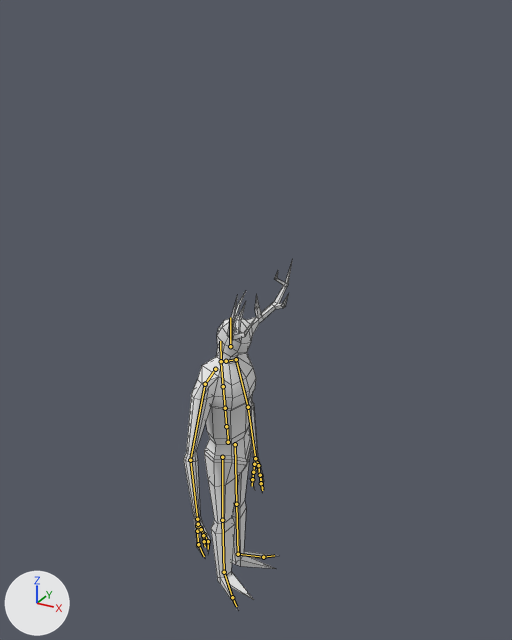
A saved change to the FBX model Assets/Project/Art/Animations/Player/Killer/Tree_Stalker.fbx.
Camera for both pictures: a camera (50 mm lens) standing at (7.4, -12.11, 8.57) and looking at (0.47, 0.48, 2.27). Every picture has the same lights, and +X, +Y and +Z are marked at lower left. The picture after the commit comes second. The bones that change, and the others that lie on the model, are drawn over the model as lines. Mesh edges are drawn as thin lines.

The first picture shows 'Tree_Stalker'.
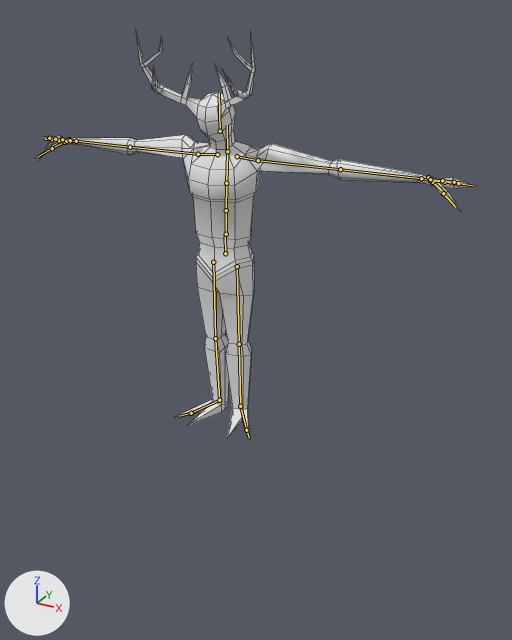
The newer file adds an action. The first version stands in its rest pose; the second is drawn at frame 1 of the action 'Armature|mixamo.com'.

Boxes [x1, y1, x2, y2] around the edits, measured in the pictures (512 x 640 px):
'Tree_Stalker', posed (299% wider, 12% shorter): before [183, 263, 292, 609]; after [36, 135, 474, 438]
'Tree_Stalker.001', now drawn: after [136, 32, 256, 149]
bone 'mixamorig:Hips', root to tip: before (228, 442) to (227, 428); after (225, 253) to (225, 235)
bone 'mixamorig:LeftShoulder', root to tip: before (226, 361) to (236, 359); after (237, 156) to (258, 160)
bone 'mixamorig:LeftArm', root to tip: before (236, 359) to (248, 407); after (258, 160) to (340, 169)
bone 'mixamorig:LeftForeArm', root to tip: before (248, 407) to (255, 458); after (340, 169) to (421, 178)
bone 'mixamorig:LeftHand', root to tip: before (255, 458) to (256, 465); after (421, 178) to (430, 180)
bone 'mixamorig:LeftHandThumb1', root to tip: before (257, 463) to (257, 466); after (428, 177) to (433, 181)
bone 'mixamorig:LeftHandThumb3', root to tip: before (260, 475) to (262, 488); after (443, 193) to (455, 207)
bone 'mixamorig:LeftHandIndex1', root to tip: before (258, 465) to (259, 475); after (430, 180) to (445, 182)
bone 'mixamorig:LeftHandIndex2', root to tip: before (260, 475) to (261, 483); after (444, 182) to (458, 183)
bone 'mixamorig:LeftHandIndex3', root to tip: before (261, 483) to (262, 490); after (458, 183) to (472, 185)
bone 'mixamorig:LeftHandMiddle1', root to tip: before (254, 464) to (253, 472); after (430, 179) to (442, 180)
bone 'mixamorig:LeftHandMiddle3', root to tip: before (252, 479) to (252, 486); after (454, 182) to (465, 183)
bone 'mixamorig:RightShoulder', root to tip: before (215, 369) to (205, 384); after (217, 154) to (198, 154)
bone 'mixamorig:RightArm', root to tip: before (205, 384) to (190, 460); after (198, 154) to (130, 147)
bone 'mixamorig:RightForeArm', root to tip: before (190, 460) to (197, 519); after (130, 147) to (76, 141)
bone 'mixamorig:RightHand', root to tip: before (197, 519) to (199, 525); after (76, 141) to (68, 141)
bone 'mixamorig:RightHandThumb1', root to tip: before (197, 526) to (197, 531); after (69, 139) to (64, 141)
bone 'mixamorig:RightHandThumb2', root to tip: before (197, 531) to (198, 544); after (64, 142) to (52, 148)
bone 'mixamorig:RightHandThumb3', root to tip: before (198, 544) to (204, 556); after (52, 148) to (38, 156)
bone 'mixamorig:RightHandIndex1', root to tip: before (200, 527) to (204, 534); after (66, 141) to (59, 140)
bone 'mixamorig:RightHandMiddle1', root to tip: before (198, 524) to (201, 529); after (70, 140) to (62, 139)
bone 'mixamorig:RightHandMiddle2', root to tip: before (201, 529) to (203, 535); after (62, 139) to (55, 139)
bone 'mixamorig:RightHandMiddle3', root to tip: before (203, 535) to (204, 541); after (55, 139) to (49, 138)
bone 'mixamorig:LeftUpLeg', root to tip: before (235, 444) to (236, 504); after (237, 266) to (239, 344)
bone 'mixamorig:LeftLeg', root to tip: before (236, 504) to (238, 554); after (239, 344) to (240, 406)
bone 'mixamorig:LeftFoot', root to tip: before (238, 554) to (263, 557); after (240, 406) to (246, 430)
bone 'mixamorig:RightUpLeg', root to tip: before (222, 457) to (222, 520); after (213, 262) to (215, 338)
bone 'mixamorig:RightLeg', root to tip: before (222, 520) to (224, 572); after (215, 338) to (219, 400)
bone 'mixamorig:RightFoot', root to tip: before (224, 572) to (232, 597); after (219, 400) to (191, 413)

The edits, one by one:
Bone 'mixamorig:Hips' (bone_mixamorig_hips) moves from (0.0, 0.0, 0.0) to (1.0, 466.0, 2.0).
Bone 'mixamorig:Hips' (bone_mixamorig_hips) turns from (0, 0, 0) to (88, -90, -88) degrees about its own x, y and z.
Bone 'mixamorig:LeftShoulder' (bone_mixamorig_leftshoulder) turns from (0, 0, 0) to (-15, 0, 1) degrees about its own x, y and z.
Bone 'mixamorig:LeftArm' (bone_mixamorig_leftarm) turns from (0, 0, 0) to (-54, -1, 0) degrees about its own x, y and z.
Bone 'mixamorig:LeftForeArm' (bone_mixamorig_leftforearm) turns from (0, 0, 0) to (-18, -1, -8) degrees about its own x, y and z.
Bone 'mixamorig:LeftHand' (bone_mixamorig_lefthand) turns from (0, 0, 0) to (-1, 31, 11) degrees about its own x, y and z.
Bone 'mixamorig:LeftHandThumb1' (bone_mixamorig_lefthandthumb1) turns from (0, 0, 0) to (41, 0, 9) degrees about its own x, y and z.
Bone 'mixamorig:LeftHandThumb3' (bone_mixamorig_lefthandthumb3) turns from (0, 0, 0) to (-23, 3, 6) degrees about its own x, y and z.
Bone 'mixamorig:LeftHandIndex1' (bone_mixamorig_lefthandindex1) turns from (0, 0, 0) to (-12, -3, -19) degrees about its own x, y and z.
Bone 'mixamorig:LeftHandIndex2' (bone_mixamorig_lefthandindex2) turns from (0, 0, 0) to (14, 0, 2) degrees about its own x, y and z.
Bone 'mixamorig:LeftHandIndex3' (bone_mixamorig_lefthandindex3) turns from (0, 0, 0) to (15, -1, 3) degrees about its own x, y and z.
Bone 'mixamorig:LeftHandMiddle1' (bone_mixamorig_lefthandmiddle1) turns from (0, 0, 0) to (-13, -1, -5) degrees about its own x, y and z.
Bone 'mixamorig:LeftHandMiddle3' (bone_mixamorig_lefthandmiddle3) turns from (0, 0, 0) to (12, -1, 2) degrees about its own x, y and z.
Bone 'mixamorig:RightShoulder' (bone_mixamorig_rightshoulder) turns from (0, 0, 0) to (-15, 0, -1) degrees about its own x, y and z.
Bone 'mixamorig:RightArm' (bone_mixamorig_rightarm) turns from (0, 0, 0) to (-54, 0, -1) degrees about its own x, y and z.
Bone 'mixamorig:RightForeArm' (bone_mixamorig_rightforearm) turns from (0, 0, 0) to (-18, 1, 8) degrees about its own x, y and z.
Bone 'mixamorig:RightHand' (bone_mixamorig_righthand) turns from (0, 0, 0) to (7, -36, -15) degrees about its own x, y and z.
Bone 'mixamorig:RightHandThumb1' (bone_mixamorig_righthandthumb1) turns from (0, 0, 0) to (39, -4, -4) degrees about its own x, y and z.
Bone 'mixamorig:RightHandThumb2' (bone_mixamorig_righthandthumb2) turns from (0, 0, 0) to (-4, 0, -4) degrees about its own x, y and z.
Bone 'mixamorig:RightHandThumb3' (bone_mixamorig_righthandthumb3) turns from (0, 0, 0) to (-20, -4, -10) degrees about its own x, y and z.
Bone 'mixamorig:RightHandIndex1' (bone_mixamorig_righthandindex1) turns from (0, 0, 0) to (-17, 3, 19) degrees about its own x, y and z.
Bone 'mixamorig:RightHandMiddle1' (bone_mixamorig_righthandmiddle1) turns from (0, 0, 0) to (-16, 1, 6) degrees about its own x, y and z.
Bone 'mixamorig:RightHandMiddle2' (bone_mixamorig_righthandmiddle2) turns from (0, 0, 0) to (6, 0, 0) degrees about its own x, y and z.
Bone 'mixamorig:RightHandMiddle3' (bone_mixamorig_righthandmiddle3) turns from (0, 0, 0) to (10, 0, 0) degrees about its own x, y and z.
Bone 'mixamorig:LeftUpLeg' (bone_mixamorig_leftupleg) turns from (0, 0, 0) to (0, 0, -1) degrees about its own x, y and z.
Bone 'mixamorig:LeftLeg' (bone_mixamorig_leftleg) turns from (0, 0, 0) to (-3, 0, 0) degrees about its own x, y and z.
Bone 'mixamorig:LeftFoot' (bone_mixamorig_leftfoot) turns from (0, 0, 0) to (3, -1, 0) degrees about its own x, y and z.
Bone 'mixamorig:RightUpLeg' (bone_mixamorig_rightupleg) turns from (0, 0, 0) to (0, 0, 1) degrees about its own x, y and z.
Bone 'mixamorig:RightLeg' (bone_mixamorig_rightleg) turns from (0, 0, 0) to (-3, 0, 0) degrees about its own x, y and z.
Bone 'mixamorig:RightFoot' (bone_mixamorig_rightfoot) turns from (0, 0, 0) to (4, 1, 0) degrees about its own x, y and z.
